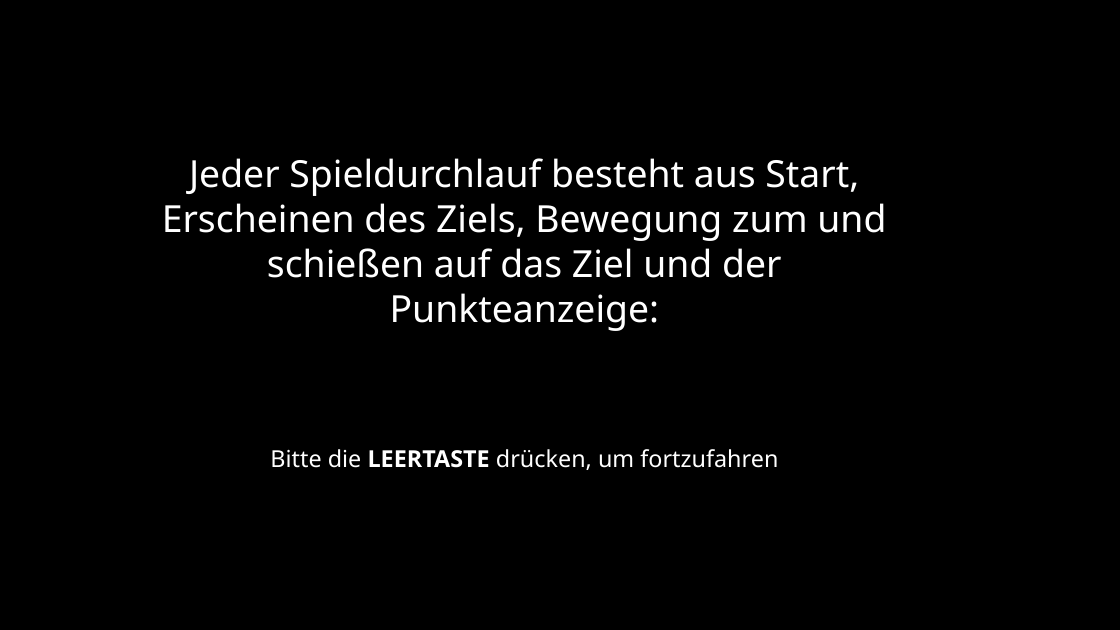
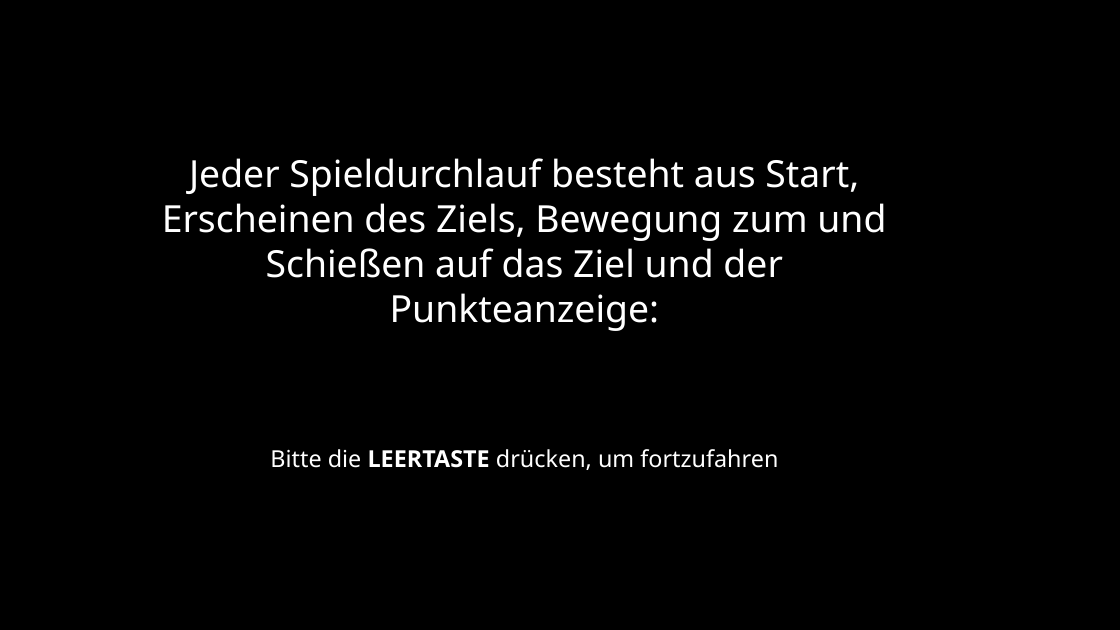
Before and after one commit to sean-mulready/Vizdoom-Scripts, a slide deck: slide 11 of exp_img/instructions.pptx. Drawn at 1120x630 pixels with LibreOffice and Linux fonts; fonts in the diff are those of the drawing. Boxes give left, top, right and bottom in pixels: in the first picture for what was removed or moved away, otherwise in the second. Text is boxed around its words. In the diff, an @@ line names an element or a change of style, - is before the commit and + after.

```diff
--- a/exp_img/instructions.pptx
+++ b/exp_img/instructions.pptx
@@ text at (162, 158, 886, 331): text changed @@
-Jeder Spieldurchlauf besteht aus Start, Erscheinen des Ziels, Bewegung zum und schießen auf das Ziel und der Punkteanzeige:
+Jeder Spieldurchlauf besteht aus Start, Erscheinen des Ziels, Bewegung zum und Schießen auf das Ziel und der Punkteanzeige:
```
Also in this commit, not shown: 2 other slides changed, 3 other files.
